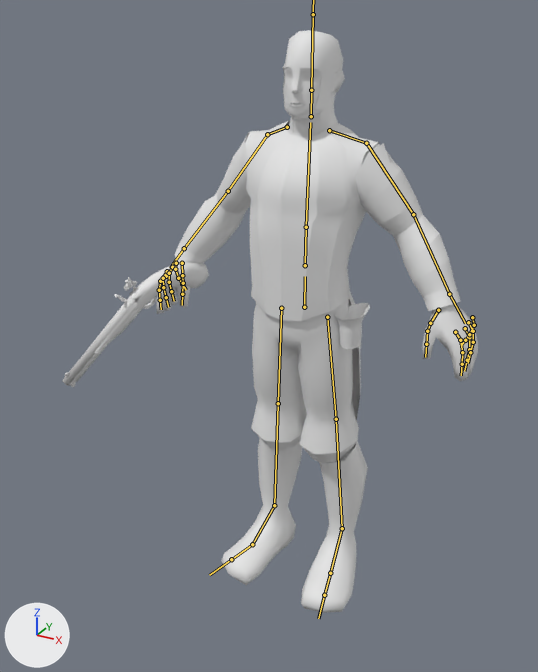
A saved change to the FBX model Models Personatges/Models Fernando/Militar/militar.fbx.
Rendered twice from a camera (50 mm lens) standing at (1.64, -3.39, 3.14) and looking at (-0.16, -0.12, 1.5). Lighting does not change. The marker at lower left points along +X, +Y and +Z. The bones that bend it are drawn over the model as lines.

In view in the first picture: 'Flintlock_pistol.005'.
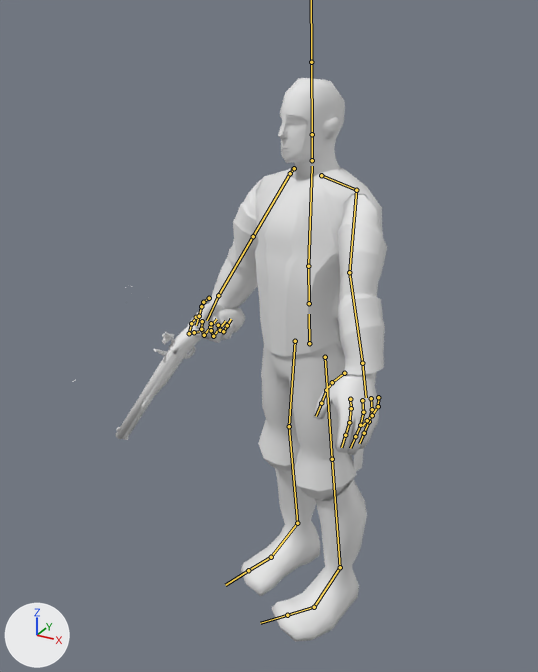
The newer file adds an action. The first version stands in its rest pose; the second is drawn at frame 4 of the action 'Armature|ArmatureAction.001'.

Where the change shows, as pixel boxes (x1, y1, x2, y2) in the pictures (538 x 672 px):
'Flintlock_pistol.005', posed (24% narrower)
    before: (62, 30, 478, 613)
    after: (73, 78, 387, 642)
bone 'Spine', root to tip
    before: (304, 307) to (305, 276)
    after: (309, 343) to (309, 314)
bone 'Arm_l', root to tip
    before: (366, 143) to (413, 214)
    after: (356, 190) to (349, 272)
bone 'forearm_l', root to tip
    before: (413, 214) to (449, 294)
    after: (349, 272) to (362, 363)
bone 'hand_l', root to tip
    before: (449, 294) to (465, 323)
    after: (362, 363) to (366, 397)
bone 'Arm_r', root to tip
    before: (267, 134) to (228, 191)
    after: (290, 173) to (253, 236)
bone 'forearm_r', root to tip
    before: (228, 191) to (184, 248)
    after: (253, 236) to (218, 295)
bone 'hand_r', root to tip
    before: (184, 248) to (170, 268)
    after: (218, 295) to (207, 320)
bone 'index3_r', root to tip
    before: (159, 290) to (160, 300)
    after: (189, 333) to (194, 332)
bone 'middle_l.001', root to tip
    before: (167, 271) to (163, 278)
    after: (202, 321) to (201, 329)
bone 'middle3_r', root to tip
    before: (163, 287) to (166, 297)
    after: (204, 335) to (210, 327)
bone 'ring_l.001', root to tip
    before: (172, 267) to (169, 273)
    after: (211, 323) to (211, 330)
bone 'ring3_l.001', root to tip
    before: (169, 282) to (171, 291)
    after: (213, 336) to (219, 328)
bone 'pinky_l.001', root to tip
    before: (176, 263) to (175, 269)
    after: (218, 325) to (220, 330)
bone 'pinky3_r', root to tip
    before: (178, 278) to (182, 284)
    after: (223, 331) to (227, 325)
bone 'Leg_l', root to tip
    before: (327, 317) to (336, 419)
    after: (325, 357) to (332, 459)
bone 'Knee_l', root to tip
    before: (336, 419) to (342, 528)
    after: (332, 459) to (340, 567)
bone 'Foot_l', root to tip
    before: (342, 528) to (330, 573)
    after: (340, 567) to (314, 607)
bone 'Toes_l', root to tip
    before: (330, 573) to (324, 595)
    after: (314, 607) to (287, 615)
bone 'Leg_r', root to tip
    before: (281, 308) to (278, 403)
    after: (295, 341) to (289, 426)
bone 'Knee_l.001', root to tip
    before: (278, 403) to (274, 505)
    after: (289, 426) to (297, 523)
bone 'Foot_r', root to tip
    before: (274, 505) to (252, 544)
    after: (297, 523) to (271, 557)
bone 'Toes_r', root to tip
    before: (252, 544) to (231, 559)
    after: (271, 557) to (248, 570)

The edits, one by one:
Bone 'Spine' (bone_spine) moves from (0.0, 0.0, 0.0) to (0.037, -0.208, 0.0).
Bone 'Spine' (bone_spine) turns from (0, 0, 0) to (1, -27, 1) degrees about its own x, y and z.
Bone 'Arm_l' (bone_arm_l) turns from (0, 0, 0) to (61, 123, 47) degrees about its own x, y and z.
Bone 'forearm_l' (bone_forearm_l) turns from (0, 0, 0) to (24, -82, -8) degrees about its own x, y and z.
Bone 'hand_l' (bone_hand_l) turns from (0, 0, 0) to (-5, -49, -9) degrees about its own x, y and z.
Bone 'Arm_r' (bone_arm_r) turns from (0, 0, 0) to (-16, 42, -35) degrees about its own x, y and z.
Bone 'forearm_r' (bone_forearm_r) turns from (0, 0, 0) to (-18, -66, 2) degrees about its own x, y and z.
Bone 'hand_r' (bone_hand_r) turns from (0, 0, 0) to (-17, 49, -49) degrees about its own x, y and z.
Bone 'index3_r' (bone_index3_r) turns from (0, 0, 0) to (10, 7, -66) degrees about its own x, y and z.
Bone 'middle_l.001' (bone_middle_l_001) turns from (0, 0, 0) to (23, 5, -22) degrees about its own x, y and z.
Bone 'middle3_r' (bone_middle3_r) turns from (0, 0, 0) to (4, 1, -68) degrees about its own x, y and z.
Bone 'ring_l.001' (bone_ring_l_001) turns from (0, 0, 0) to (23, 5, -22) degrees about its own x, y and z.
Bone 'ring3_l.001' (bone_ring3_l_001) turns from (0, 0, 0) to (4, 1, -68) degrees about its own x, y and z.
Bone 'pinky_l.001' (bone_pinky_l_001) turns from (0, 0, 0) to (12, 0, -31) degrees about its own x, y and z.
Bone 'pinky3_r' (bone_pinky3_r) turns from (0, 0, 0) to (-6, -8, -67) degrees about its own x, y and z.
Bone 'Leg_l' (bone_leg_l) turns from (0, 0, 0) to (-3, 2, 2) degrees about its own x, y and z.
Bone 'Knee_l' (bone_knee_l) turns from (0, 0, 0) to (2, -1, -1) degrees about its own x, y and z.
Bone 'Foot_l' (bone_foot_l) turns from (0, 0, 0) to (4, 0, 1) degrees about its own x, y and z.
Bone 'Toes_l' (bone_toes_l) turns from (0, 0, 0) to (10, -8, -23) degrees about its own x, y and z.
Bone 'Leg_r' (bone_leg_r) turns from (0, 0, 0) to (-2, -5, 7) degrees about its own x, y and z.
Bone 'Knee_l.001' (bone_knee_l_001) turns from (0, 0, 0) to (3, 0, -8) degrees about its own x, y and z.
Bone 'Foot_r' (bone_foot_r) turns from (0, 0, 0) to (2, -2, -2) degrees about its own x, y and z.
Bone 'Toes_r' (bone_toes_r) turns from (0, 0, 0) to (0, -3, 11) degrees about its own x, y and z.
